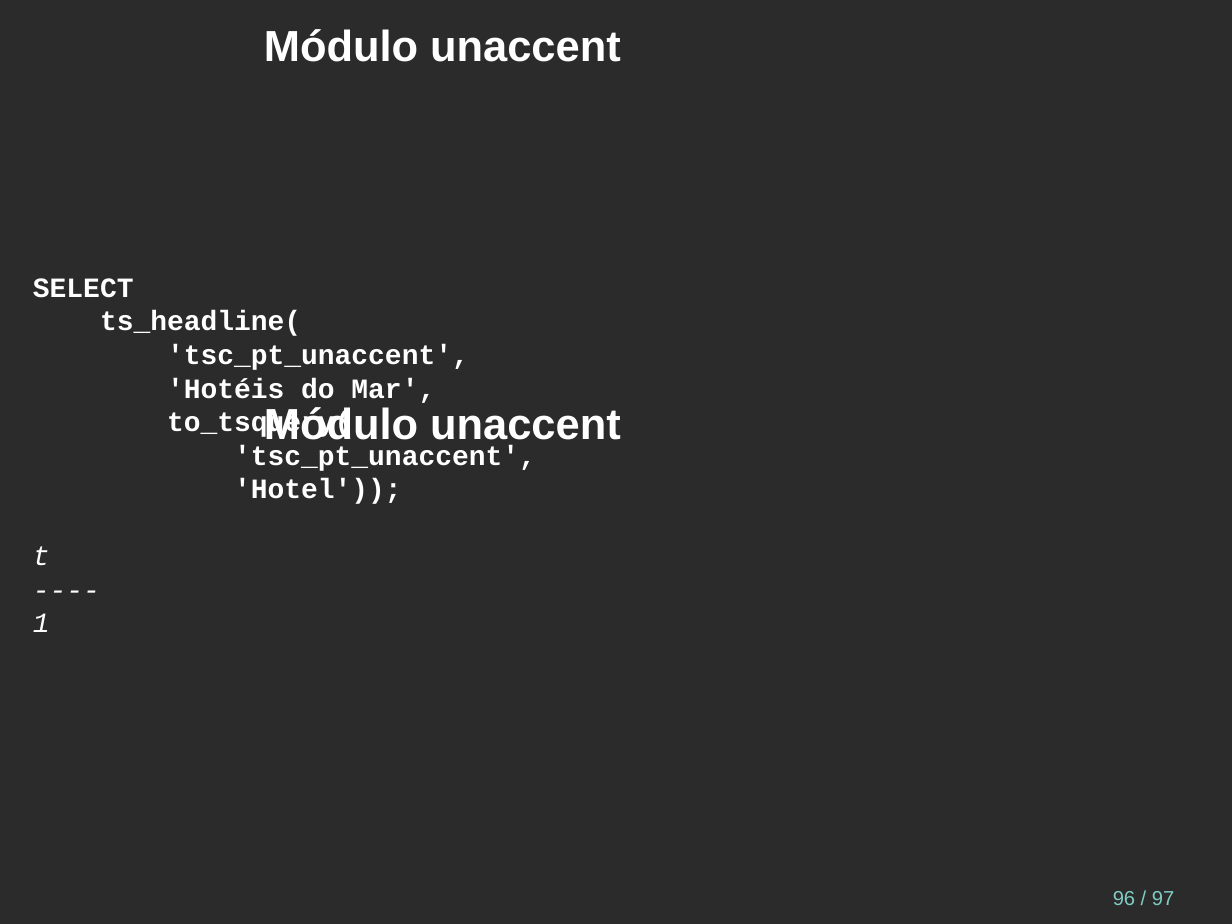
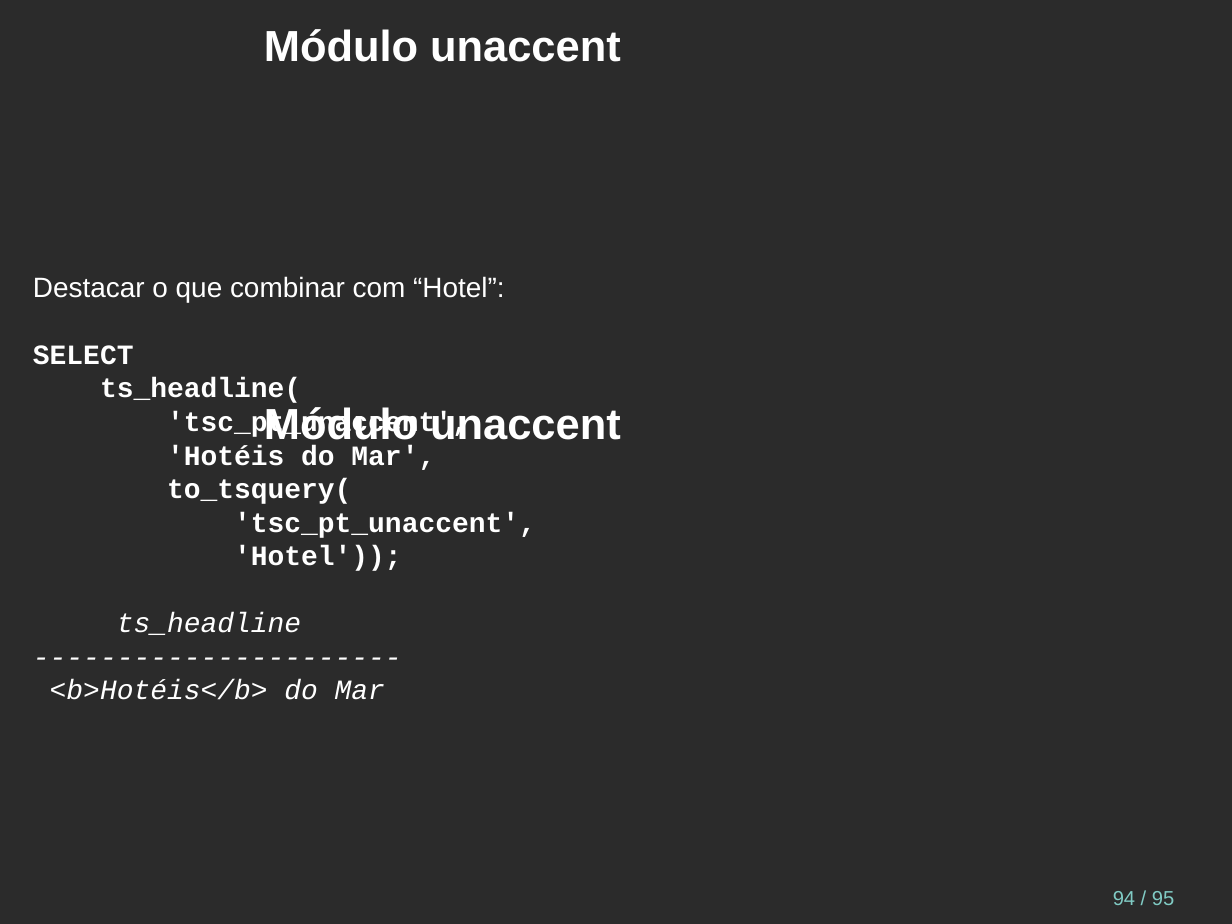
Before and after one commit to juliano777/db_fts, a slide deck: slide 94 of fts_pt-br.odp (slide 96 before the commit). Drawn at 1232x924 pixels with LibreOffice and Linux fonts; fonts in the diff are those of the drawing; background and template pictures are left out; a plain dark background stands for a picture behind light text. Boxes give left, top, right and bottom in pixels: in the first picture for what was removed or moved away, otherwise in the second. Text is boxed around its words. In the diff, an @@ line names an element or a change of style, - is before the commit and + after.

```diff
--- a/fts_pt-br.odp
+++ b/fts_pt-br.odp
@@ text at box(33, 276, 504, 302): paragraph added @@
+Destacar o que combinar com “Hotel”:
@@ text at box(50, 612, 385, 700): text changed @@
-t
-----
-1
+ts_headline
+----------------------
+<b>Hotéis</b> do Mar
@@ page number at box(1113, 891, 1174, 905): text changed @@
-96 / 97
+94 / 95
```
Also in this commit, not shown: 10 other slides changed, 2 slides removed, 3 other files.
